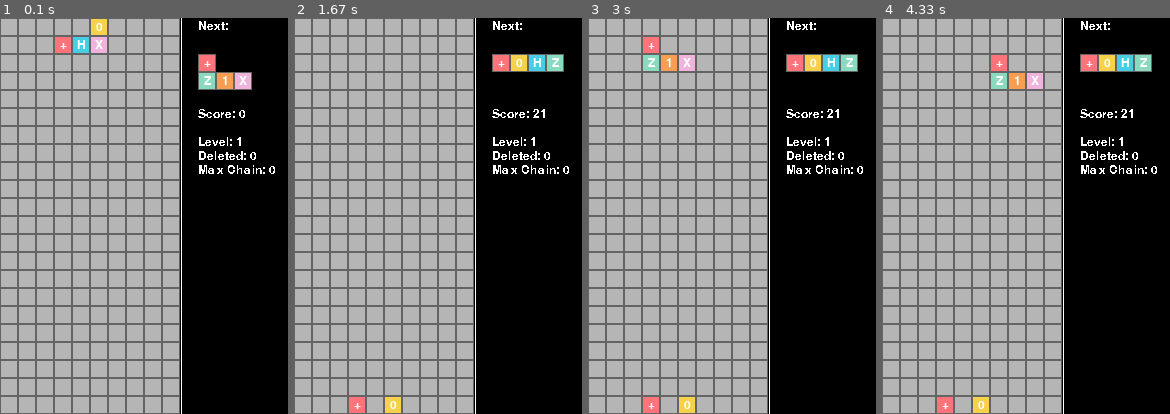
Above: before the commit, frames 1-4 (left to right).
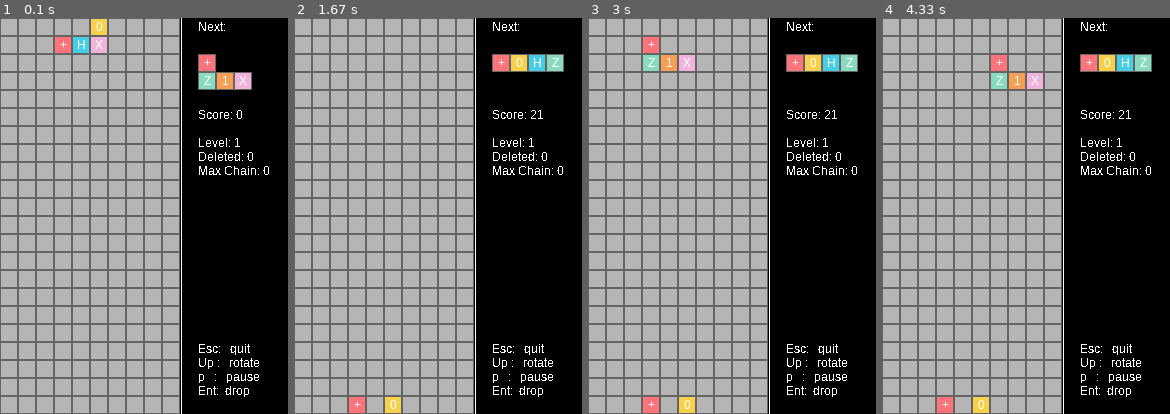
Above: after the commit, the same moments.

Repository: wg-quantum/quantum_tetris
Game: pygame game, started from tetris_pygame.py
The game is run twice, just before and just after one commit, with the same random seed, the same clock (stepped at 60 frames per second) and the same inputs.
Inputs:
- Up to frame 1 (0.1 s): no input
- Up to frame 2 (1.67 s): tap Enter at 0.33 s
- Up to frame 3 (3 s): no input
- Up to frame 4 (4.33 s): tap Space at 3.37 s; hold Right 3.7-4.17 s; hold Left from 4.2 s (still down)

The runs differ from the first frame. In frame 1, 1.4% of the frame differs, in the area x 20-96%, y 0-96%; in frame 2, 1.4%; in frame 3, 1.5%, in the area x 20-96%, y 0-99%; in frame 4, 1.5%.

Commit message:
update font

Diff:
--- a/tetris_pygame.py
+++ b/tetris_pygame.py
@@ -109,7 +109,7 @@
             [8 if x % 2 == y % 2 else 0 for x in range(cols)] for y in range(rows)
         ]
 
-        self.default_font = pygame.font.Font(pygame.font.get_default_font(), 12)
+        self.default_font = pygame.font.SysFont("arial", 12)
         self.screen = pygame.display.set_mode((self.width, self.height))
 
         # We do not need mouse movement  events, so we block them.
@@ -248,9 +248,7 @@
 
     def operate_all_gates(self, board):
         "ゲート処理を実行"
-        print(self.get_operator_target(board))
         for operator, opperands in self.get_operator_target(board).items():
-            print(operator, opperands)
             self.operate_gate(board, operator, opperands)
         return board
 
@@ -306,8 +304,6 @@
                 if val != 0:
                     val_rec = val
                 elif (val == 0) and (off_x < cols):
-                    # print(off_y, off_x)
-                    # print([off_y + y], [off_x + x])
                     val_rec = self.bground_grid[off_y + y][off_x + x]
                 else:
                     continue
@@ -372,7 +368,6 @@
             pygame.event.clear()
 
     def add_cl_clusters(self, n):
-        linescores = [0, 40, 100, 300, 1200]
         self.lines += n
         self.score += n * self.level
         if self.lines >= self.level * 6:
@@ -407,24 +402,7 @@
                 self.new_stone()
                 self.board_updating = True
                 cleared_rows = 0
-                # clusters = find_cluster(self.board)
-                # while len(clusters) > 0:
-                #     self.board = delete_clusters(self.board, clusters)
-                #     self.board = settle_board(self.board)
-                #     clusters = find_cluster(self.board)
-                #     cleared_rows += 1
-
-                # while True:
-                #     for i, row in enumerate(self.board[:-1]):
-                #         if 0 not in row:
-                #             print(self.board)
-                #             print(find_cluster(self.board))
-                #             self.board = remove_row(self.board, i)
-                #             print(self.board)
-                #             cleared_rows += 1
-                #             break
-                #     else:
-                #         break
+
                 self.add_cl_clusters(cleared_rows)
                 return True
         return False
@@ -442,9 +420,6 @@
 
     def toggle_pause(self):
         self.paused = not self.paused
-
-    def toggle_pause_display(self):
-        self.paused_display = not self.paused_display
 
     def start_game(self):
         if self.gameover:
@@ -459,14 +434,13 @@
             "DOWN": lambda: self.drop(True),
             "UP": self.rotate_stone,
             "p": self.toggle_pause,
-            "o": self.toggle_pause_display,
             "SPACE": self.start_game,
             "RETURN": self.insta_drop,
         }
 
         self.gameover = False
         self.paused = False
-        self.paused_display = False
+        # self.paused_display = False
         self.board_updating = False
         self.max_chain = 0
 
@@ -479,10 +453,6 @@
                     % self.score
                 )
             else:
-                if self.paused:
-                    if not self.paused_display:
-                        self.center_msg("Paused")
-                # else:
                 pygame.draw.line(
                     self.screen,
                     (255, 255, 255),
@@ -495,36 +465,38 @@
                     % (self.score, self.level, self.lines, self.max_chain),
                     (self.rlim + cell_size, cell_size * 5),
                 )
-                if self.paused_display or not self.paused:
-
-                    # 落下中のストーンがボードの一部となった時にwhileループが始動
-                    chain = 0
-                    while self.board_updating:
+                self.disp_msg(
+                    "Esc:   quit\nUp :   rotate\np   :   pause \nEnt:  drop",
+                    (self.rlim + cell_size, cell_size * 18),
+                )
+                # 落下中のストーンがボードの一部となった時にwhileループが始動
+                chain = 0
+                while self.board_updating:
+                    self.update_matrix(show_stone=False, wait=True)
+                    # ブロック落下の処理
+                    if self.judge_can_settle(self.board):
+                        self.board = self.settle_board(self.board)
                         self.update_matrix(show_stone=False, wait=True)
-                        # ブロック落下の処理
-                        if self.judge_can_settle(self.board):
-                            self.board = self.settle_board(self.board)
-                            self.update_matrix(show_stone=False, wait=True)
-                        # ゲートブロックの存在を確認
-                        elif self.gate_exist(self.board):
-                            self.board = self.operate_all_gates(self.board)
-                            self.update_matrix(show_stone=False, wait=True)
-                        # 同じブロックが隣接しているクラスターの存在を確認
-                        elif len(self.find_cluster(self.board)) > 0:
-                            clusters = self.find_cluster(self.board)
-                            self.board = self.delete_clusters(self.board, clusters)
-                            chain += 1
-                            self.max_chain = max(self.max_chain, chain)
-                            self.update_matrix(
-                                show_stone=False, wait=True, update_score=True
-                            )
-                        # ボードの更新が終わったら次のブロックを表示
-                        else:
-                            self.board_updating = False
-                            self.update_matrix(show_stone=True, wait=False)
-                            break
-
-                    self.update_matrix(show_stone=True, wait=False)
+                    # ゲートブロックの存在を確認
+                    elif self.gate_exist(self.board):
+                        self.board = self.operate_all_gates(self.board)
+                        self.update_matrix(show_stone=False, wait=True)
+                    # 同じブロックが隣接しているクラスターの存在を確認
+                    elif len(self.find_cluster(self.board)) > 0:
+                        clusters = self.find_cluster(self.board)
+                        self.board = self.delete_clusters(self.board, clusters)
+                        chain += 1
+                        self.max_chain = max(self.max_chain, chain)
+                        self.update_matrix(
+                            show_stone=False, wait=True, update_score=True
+                        )
+                    # ボードの更新が終わったら次のブロックを表示
+                    else:
+                        self.board_updating = False
+                        self.update_matrix(show_stone=True, wait=False)
+                        break
+
+                self.update_matrix(show_stone=True, wait=False)
 
             pygame.display.update()
             # print(len(pygame.event.get()))
